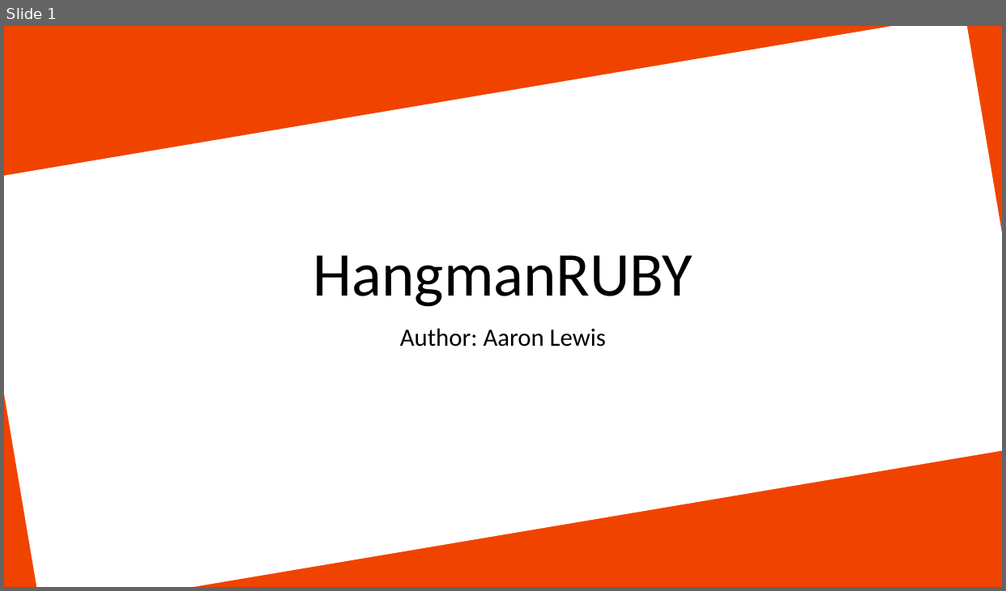
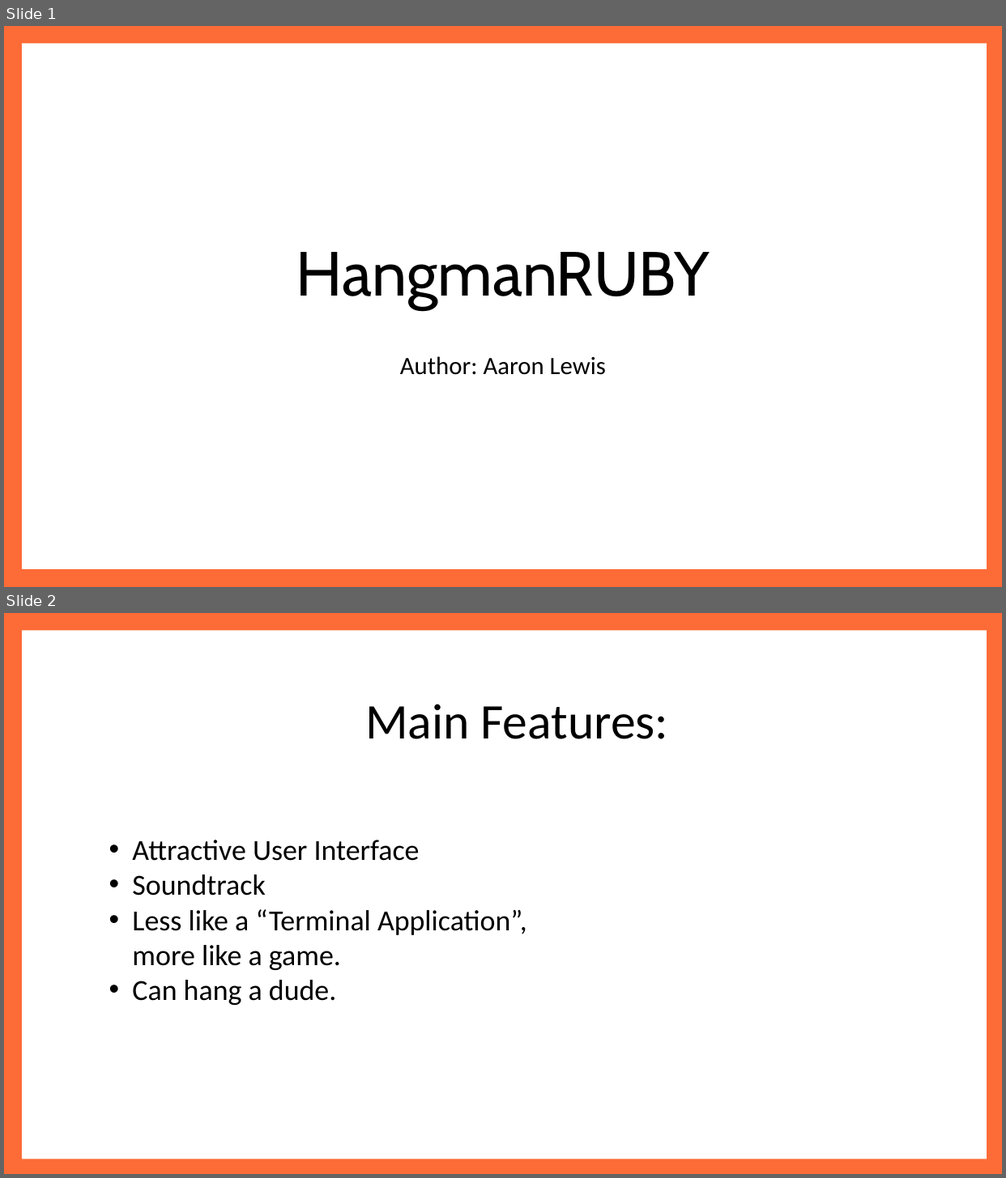
Before and after one commit to AaronL1011/HangmanRUBYPORT, a slide deck: docs/SlideDeck.pptx. Shown one above the other, each under a label of ours: slide 1 before the commit, slides 1 and 2 after it. The pictures are 1006x591 and 1006x1178 pixels, drawn with LibreOffice and Linux fonts; fonts in the diff are those of the drawing. Boxes give left, top, right and bottom in pixels: in the first picture for what was removed or moved away, otherwise in the second. Text is boxed around its words. In the diff, an @@ line names an element or a change of style, - is before the commit and + after.

```diff
--- a/docs/SlideDeck.pptx
+++ b/docs/SlideDeck.pptx
@@ slide 2 added at (4,613,1002,1174), background #FD6B37 @@
@@ rectangle added at (22,630,987,1160), fill #FFFFFF @@
@@ text added at (132,704,669,1005), 28 pt, text #000000 @@
+Main Features:
+• Attractive User Interface
+• Soundtrack
+• Less like a “Terminal Application”,
+  more like a game.
+• Can hang a dude.
@@ slide 1 changed as well @@
@@ background #F14300 to #FD6B37 @@
@@ rectangle at (22,43,987,570): rotation 350 to 0 degrees @@
@@ title "HangmanRUBY" at (296,252,710,310): font Calibri to Cabin @@
@@ subtitle "Author: Aaron Lewis": place and size @@
-subtitle "Author: Aaron Lewis" at (400,328,606,347)
+subtitle "Author: Aaron Lewis" at (400,356,606,375)
```
Also in this commit, not shown: 1 other slide added, 2 other files.
